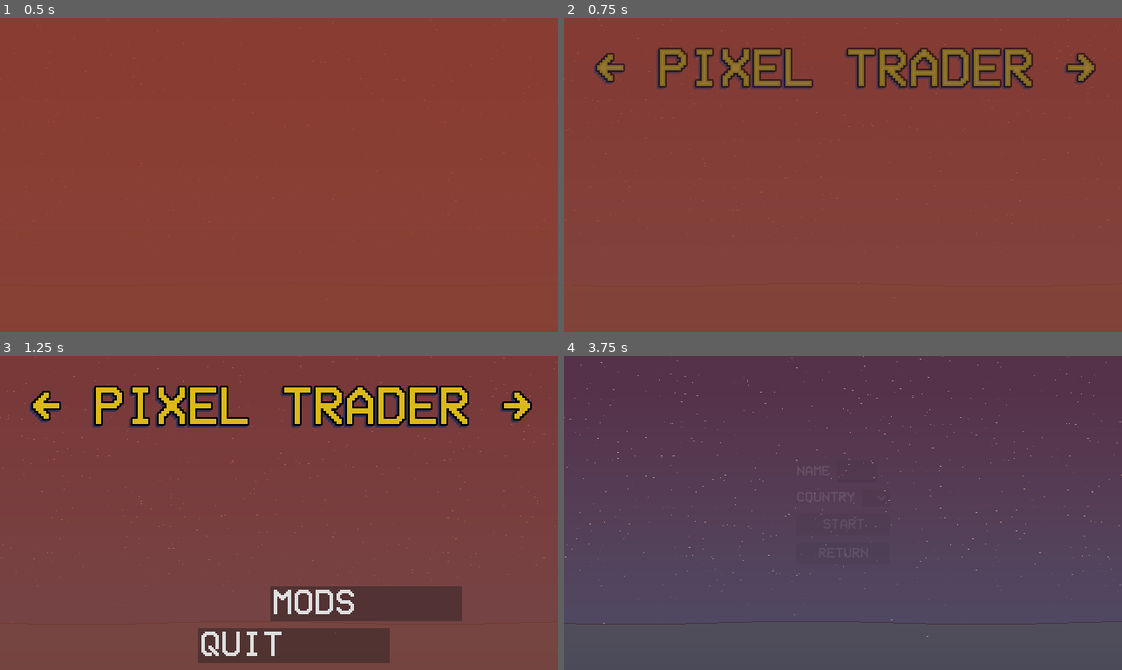
Above: before the commit, frames 1-4 (two rows, left to right).
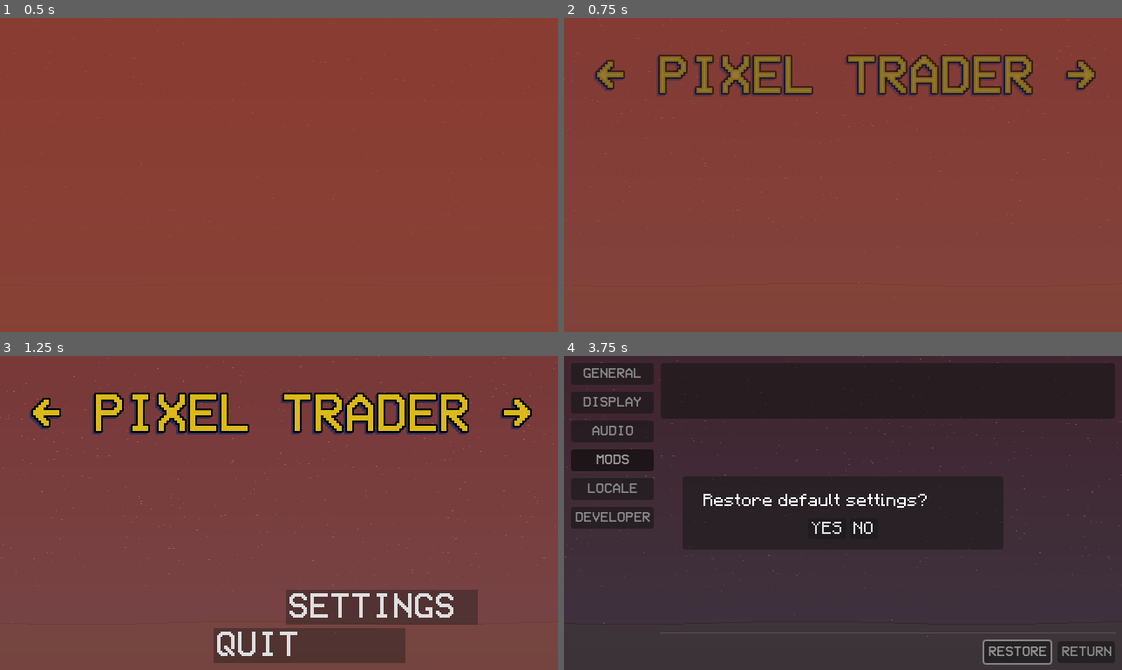
Above: after the commit, the same moments.

Repository: mikeredev/trader
Game: Godot game, scene res://main.tscn
Two runs of this game, one before a commit and one after it. Both use one fixed random seed, a clock stepped at 60 frames per second and the inputs below.
Inputs (mouse positions are in pixels of both pictures, inside the frame that each line leads up to):
- Up to frame 1 (0.5 s): no input
- Up to frame 2 (0.75 s): tap Enter (ui_accept) at 0.5 s; move the mouse to (965, 159) at 0.52 s; hold Right (ui_right) from 0.53 s (still down)
- Up to frame 3 (1.25 s): keep holding Right (ui_right); tap Enter (ui_accept) at 0.77 s
- Up to frame 4 (3.75 s): release Right (ui_right) at 1.25 s; click (932, 604) at 1.25 s, where only the run before the commit has a clickable "MODS"; click (614, 459) at 2 s, where only the run after the commit has a clickable "MODS"; click (1015, 651) at 2.75 s, where only the run after the commit has a clickable "RESTORE"; click (843, 478) at 3.5 s, where only the run before the commit has a clickable "NEW"

Frame 1 is identical in both runs. In frame 2, 6.2% of the frame differs, in the area x 5-96%, y 9-25%; in frame 3, 9.5%; in frame 4, 99%, in the area x 0-100%, y 0-100%.

Commit message:
start menu

Diff:
--- a/color_scheme.gd
+++ b/color_scheme.gd
@@ -5,7 +5,7 @@
 @export var ternary_bg: Color = Color("6a0866")
 
 
-func import() -> void:
+func apply() -> void:
 	ProjectSettings.set_setting("gui/theme/scheme/primary_bg", primary_bg)
 	ProjectSettings.set_setting("gui/theme/scheme/secondary_bg", secondary_bg)
 	ProjectSettings.set_setting("gui/theme/scheme/ternary_bg", ternary_bg)
--- a/main.gd
+++ b/main.gd
@@ -14,8 +14,8 @@
 	# connect signals
 	item_rect_changed.connect(_on_item_rect_changed)
 
-	# do color
-	color_scheme.import()
+	# apply run-time color scheme
+	color_scheme.apply()
 
 	# start services
 	AppContext.start_service(StateManager.new(), Service.Type.STATE_MANAGER)
--- a/project.godot
+++ b/project.godot
@@ -13,7 +13,7 @@
 config/name="trader-dev"
 run/main_scene="uid://ch4khc413ffcc"
 config/features=PackedStringArray("4.4", "GL Compatibility")
-config/icon="res://assets/image/icon.svg"
+config/icon="res://assets/image/icon/icon.svg"
 
 [autoload]
 
--- a/ui/start/scene/settings/settings_menu.tscn
+++ b/ui/start/scene/settings/settings_menu.tscn
@@ -37,7 +37,15 @@
 
 [node name="HBoxContainer" type="HBoxContainer" parent="VBoxContainer"]
 layout_mode = 2
+size_flags_horizontal = 8
 size_flags_stretch_ratio = 2.0
+
+[node name="RestoreButton" type="Button" parent="VBoxContainer/HBoxContainer"]
+unique_name_in_owner = true
+layout_mode = 2
+text = "RESTORE"
+script = ExtResource("2_fh607")
+metadata/_custom_type_script = "uid://dg8figbfpd7wl"
 
 [node name="ReturnButton" type="Button" parent="VBoxContainer/HBoxContainer"]
 unique_name_in_owner = true
@@ -45,10 +53,3 @@
 text = "RETURN"
 script = ExtResource("2_fh607")
 metadata/_custom_type_script = "uid://dg8figbfpd7wl"
-
-[node name="RestoreButton" type="Button" parent="VBoxContainer/HBoxContainer"]
-unique_name_in_owner = true
-layout_mode = 2
-text = "RESTORE"
-script = ExtResource("2_fh607")
-metadata/_custom_type_script = "uid://dg8figbfpd7wl"
--- a/ui/start/start_menu.gd
+++ b/ui/start/start_menu.gd
@@ -8,14 +8,20 @@
 @onready var margin_outer: MarginContainer = %MarginOuter
 @onready var nav_main: Control = %NavMain
 @onready var nav_menu: VBoxContainer = %NavMenu
-@onready var nav_buttons: VBoxContainer = %NavButtons
+@onready var nav_buttons: GridContainer = %NavButtons
 @onready var nav_content: VBoxContainer = %NavContent
 
 @onready var new_game_button: UIButtonStartMenu = %NewGameButton
 @onready var load_game_button: UIButtonStartMenu = %LoadGameButton
+@onready var mods_button: UIButtonStartMenu = %ModsButton
 @onready var settings_button: UIButtonStartMenu = %SettingsButton
-@onready var mods_button: UIButtonStartMenu = %ModsButton
 @onready var quit_button: UIButtonStartMenu = %QuitButton
+
+@onready var arrow_icon_new: TextureRect = %ArrowIconNew
+@onready var arrow_icon_load: TextureRect = %ArrowIconLoad
+@onready var arrow_icon_mods: TextureRect = %ArrowIconMods
+@onready var arrow_icon_settings: TextureRect = %ArrowIconSettings
+@onready var arrow_icon_quit: TextureRect = %ArrowIconQuit
 
 @onready var sky_rect: ColorRect = %SkyRect
 @onready var starfield_texture: TextureRect = %Starfield
@@ -25,6 +31,15 @@
 
 
 func _ui_ready() -> void:
+	for child: Control in nav_buttons.get_children():
+		if child is UIButtonStartMenu:
+			var button: UIButtonStartMenu = child
+			buttons.append(button)
+
+		if child is TextureRect: # arrow selector
+			var texture: TextureRect = child
+			texture.modulate.a = 0.0
+
 	apply_color_scheme()
 	play_animation()
 
@@ -39,11 +54,8 @@
 	sky_rect.material.set_shader_parameter("crest_color", secondary_bg.darkened(0.1))
 	atmosphere_rect.material.set_shader_parameter("fog_color", ternary_bg)
 
-	new_game_button.set_theme_type_variation("StartMenuButton")
-	load_game_button.set_theme_type_variation("StartMenuButton")
-	settings_button.set_theme_type_variation("StartMenuButton")
-	mods_button.set_theme_type_variation("StartMenuButton")
-	quit_button.set_theme_type_variation("StartMenuButton")
+	for button: UIButtonStartMenu in buttons:
+		button.set_theme_type_variation("StartMenuButton")
 
 
 func play_animation() -> void:
@@ -59,13 +71,10 @@
 
 	# prepare titlebar and buttons
 	label_title.modulate.a = 0.0
-	for child: Control in nav_buttons.get_children():
-		if child is UIButtonStartMenu:
-			var button: UIButtonStartMenu = child
-			button.modulate.a = 0.0
-			button.mouse_filter = Control.MOUSE_FILTER_IGNORE
-			button.focus_mode = Control.FOCUS_NONE
-			buttons.append(button)
+	for button: UIButtonStartMenu in buttons:
+		button.modulate.a = 0.0
+		button.mouse_filter = Control.MOUSE_FILTER_IGNORE
+		button.focus_mode = Control.FOCUS_NONE
 
 	# start intro
 	# fade out: TRANS_CUBIC/EASE_OUT unfolds starfield over fade_duration
@@ -109,15 +118,16 @@
 	if active.has(p_menu):
 		menu = active.get(p_menu)
 		nav_menu.visible = false
+		menu.modulate.a = 0.0
 		menu.visible = true
 	else:
 		nav_menu.visible = false
 		menu = Service.scene_manager._create_from_path(p_path)#, UI.ContainerType.MENU)
+		menu.modulate.a = 0.0
 		nav_content.add_child(menu)
 		active[p_menu] = menu
 
 	# modulate menu to transparent and fade in
-	menu.modulate.a = 0.0
 	tween = Common.Util.new_tween(menu, "modulate:a", 1.0, 0.6, Tween.TRANS_LINEAR, Tween.EASE_IN)
 
 
@@ -125,11 +135,31 @@
 	EventBus.menu_closed.connect(_on_menu_closed)
 	EventBus.viewport_resized.connect(_on_viewport_resized)
 
+	new_game_button.mouse_entered.connect(_on_mouse_entered.bind(arrow_icon_new))
+	new_game_button.mouse_exited.connect(_on_mouse_exited.bind(arrow_icon_new))
 	new_game_button.tweened.connect(transition_to.bind(SubMenu.NEW, FileLocation.UI_NEW_GAME_MENU))
+
 	# load
+
+	mods_button.mouse_entered.connect(_on_mouse_entered.bind(arrow_icon_mods))
+	mods_button.mouse_exited.connect(_on_mouse_exited.bind(arrow_icon_mods))
+	mods_button.tweened.connect(transition_to.bind(SubMenu.MODS, FileLocation.UI_MOD_MENU))
+
+	settings_button.mouse_entered.connect(_on_mouse_entered.bind(arrow_icon_settings))
+	settings_button.mouse_exited.connect(_on_mouse_exited.bind(arrow_icon_settings))
 	settings_button.tweened.connect(transition_to.bind(SubMenu.SETTINGS, FileLocation.UI_SETTINGS_MENU))
-	mods_button.tweened.connect(transition_to.bind(SubMenu.MODS, FileLocation.UI_MOD_MENU))
+
+	quit_button.mouse_entered.connect(_on_mouse_entered.bind(arrow_icon_quit))
+	quit_button.mouse_exited.connect(_on_mouse_exited.bind(arrow_icon_quit))
 	quit_button.tweened.connect(_on_quit_pressed)
+
+
+func _on_mouse_entered(p_selector: TextureRect) -> void:
+	p_selector.modulate.a = 1.0
+
+
+func _on_mouse_exited(p_selector: TextureRect) -> void:
+	p_selector.modulate.a = 0.0
 
 
 func _on_menu_closed(p_menu: Control) -> void:
--- a/ui/start/start_menu.tscn
+++ b/ui/start/start_menu.tscn
@@ -6,6 +6,7 @@
 [ext_resource type="Texture2D" uid="uid://cldk5e7f3ynv7" path="res://assets/image/parallax/sea_stars.png" id="4_nnn58"]
 [ext_resource type="Shader" uid="uid://cowtwhtc7b223" path="res://ui/start/shader/birds.gdshader" id="5_sfxhq"]
 [ext_resource type="Shader" uid="uid://dhtwegab4bsl3" path="res://ui/start/shader/atmosphere_rect.gdshader" id="6_oi30m"]
+[ext_resource type="Texture2D" uid="uid://ciwg13m0r1h3v" path="res://assets/image/icon/arrow_right.png" id="7_1l0aj"]
 [ext_resource type="Script" uid="uid://cv7kgrkgcqrgt" path="res://data/component/ui_button_start_menu.gd" id="7_oi30m"]
 
 [sub_resource type="ShaderMaterial" id="ShaderMaterial_rcrc8"]
@@ -156,16 +157,21 @@
 layout_mode = 2
 size_flags_horizontal = 4
 size_flags_vertical = 6
-size_flags_stretch_ratio = 2.0
 theme_type_variation = &"HeaderLarge"
 text = "[ PIXEL TRADER ]"
 
-[node name="NavButtons" type="VBoxContainer" parent="MarginOuter/NavMain/NavMenu"]
+[node name="NavButtons" type="GridContainer" parent="MarginOuter/NavMain/NavMenu"]
 unique_name_in_owner = true
 layout_mode = 2
 size_flags_horizontal = 4
 size_flags_vertical = 2
-size_flags_stretch_ratio = 3.0
+columns = 2
+
+[node name="ArrowIconNew" type="TextureRect" parent="MarginOuter/NavMain/NavMenu/NavButtons"]
+unique_name_in_owner = true
+layout_mode = 2
+texture = ExtResource("7_1l0aj")
+stretch_mode = 2
 
 [node name="NewGameButton" type="Button" parent="MarginOuter/NavMain/NavMenu/NavButtons"]
 unique_name_in_owner = true
@@ -176,6 +182,12 @@
 script = ExtResource("7_oi30m")
 metadata/_custom_type_script = "uid://cv7kgrkgcqrgt"
 
+[node name="ArrowIconLoad" type="TextureRect" parent="MarginOuter/NavMain/NavMenu/NavButtons"]
+unique_name_in_owner = true
+layout_mode = 2
+texture = ExtResource("7_1l0aj")
+stretch_mode = 2
+
 [node name="LoadGameButton" type="Button" parent="MarginOuter/NavMain/NavMenu/NavButtons"]
 unique_name_in_owner = true
 custom_minimum_size = Vector2(220, 0)
@@ -185,6 +197,27 @@
 script = ExtResource("7_oi30m")
 metadata/_custom_type_script = "uid://cv7kgrkgcqrgt"
 
+[node name="ArrowIconMods" type="TextureRect" parent="MarginOuter/NavMain/NavMenu/NavButtons"]
+unique_name_in_owner = true
+layout_mode = 2
+texture = ExtResource("7_1l0aj")
+stretch_mode = 2
+
+[node name="ModsButton" type="Button" parent="MarginOuter/NavMain/NavMenu/NavButtons"]
+unique_name_in_owner = true
+custom_minimum_size = Vector2(220, 0)
+layout_mode = 2
+text = "MODS"
+alignment = 0
+script = ExtResource("7_oi30m")
+metadata/_custom_type_script = "uid://cv7kgrkgcqrgt"
+
+[node name="ArrowIconSettings" type="TextureRect" parent="MarginOuter/NavMain/NavMenu/NavButtons"]
+unique_name_in_owner = true
+layout_mode = 2
+texture = ExtResource("7_1l0aj")
+stretch_mode = 2
+
 [node name="SettingsButton" type="Button" parent="MarginOuter/NavMain/NavMenu/NavButtons"]
 unique_name_in_owner = true
 custom_minimum_size = Vector2(220, 0)
@@ -194,14 +227,11 @@
 script = ExtResource("7_oi30m")
 metadata/_custom_type_script = "uid://cv7kgrkgcqrgt"
 
-[node name="ModsButton" type="Button" parent="MarginOuter/NavMain/NavMenu/NavButtons"]
-unique_name_in_owner = true
-custom_minimum_size = Vector2(220, 0)
-layout_mode = 2
-text = "MODS"
-alignment = 0
-script = ExtResource("7_oi30m")
-metadata/_custom_type_script = "uid://cv7kgrkgcqrgt"
+[node name="ArrowIconQuit" type="TextureRect" parent="MarginOuter/NavMain/NavMenu/NavButtons"]
+unique_name_in_owner = true
+layout_mode = 2
+texture = ExtResource("7_1l0aj")
+stretch_mode = 2
 
 [node name="QuitButton" type="Button" parent="MarginOuter/NavMain/NavMenu/NavButtons"]
 unique_name_in_owner = true
@@ -224,4 +254,3 @@
 mouse_filter = 2
 
 [connection signal="item_rect_changed" from="Shader" to="." method="_on_shader_item_rect_changed"]
-[connection signal="pressed" from="MarginOuter/NavMain/NavMenu/NavButtons/LoadGameButton" to="." method="_on_load_game_button_pressed"]
Binary file added: assets/image/icon/arrow_right.png
Not shown, changed: assets/image/icon/arrow_right.png.import
Renamed: assets/image/icon.svg -> assets/image/icon/icon.svg
Not shown, added: assets/image/icon/icon.svg.import
Binary file added: assets/image/ui/dialogue_box.png
Not shown, added: assets/image/ui/dialogue_box.png.import
Not shown: 1 places in ui/start/start_menu.tscn that only renumber resources
